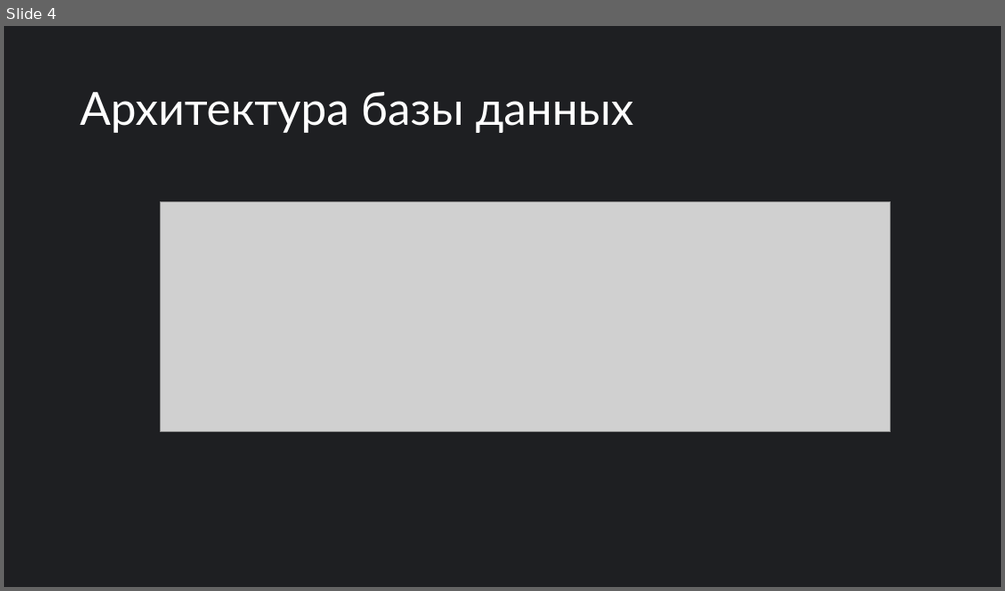
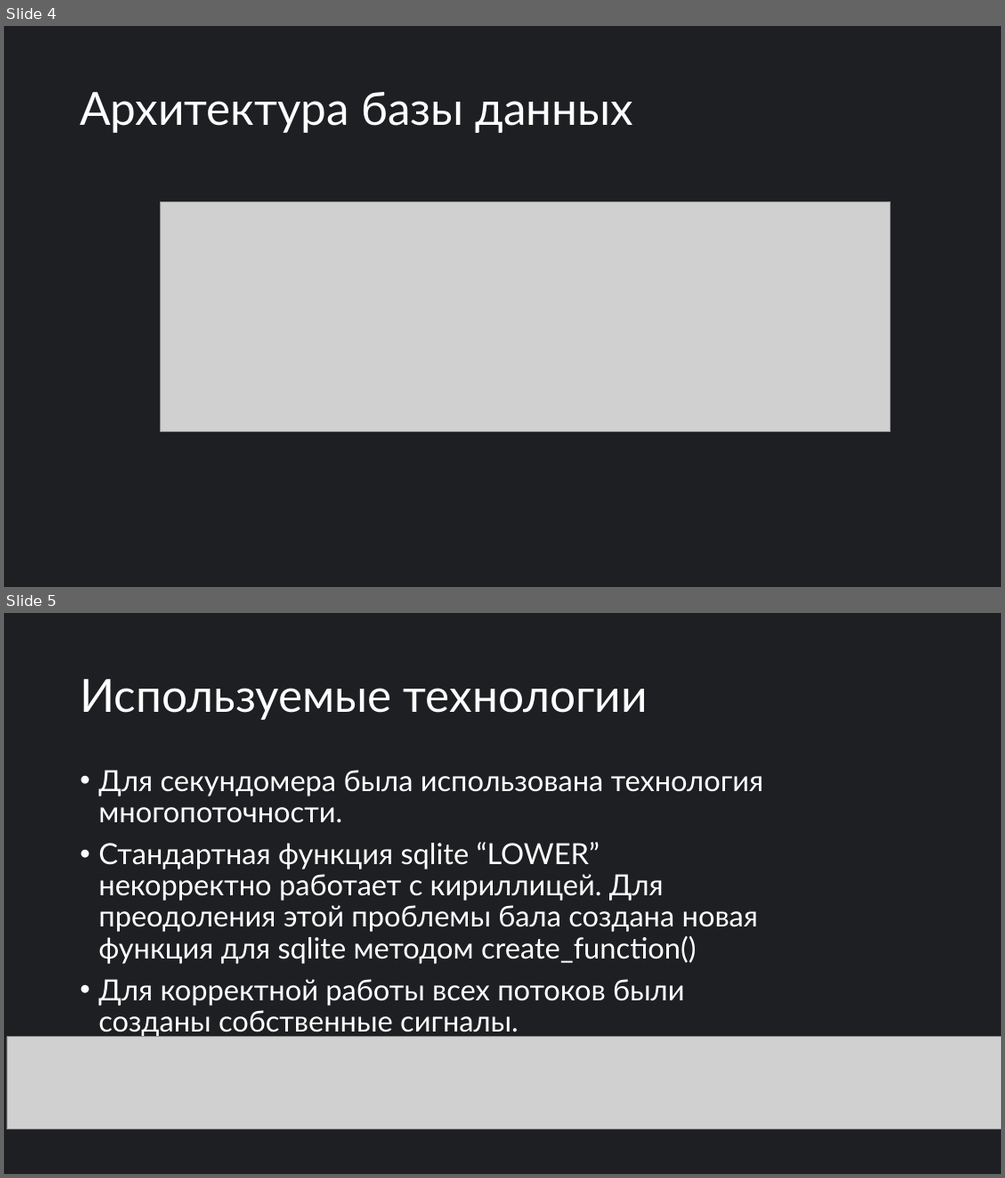
Before and after one commit to annakonda-com/CheckYourTime, a slide deck: Проект Check Your Time.pptx. Shown one above the other, each under a label of ours: slide 4 before the commit, slides 4 and 5 after it. The pictures are 1005x591 and 1005x1178 pixels, drawn with LibreOffice and Linux fonts; fonts in the diff are those of the drawing; grey boxes stand for pictures. Boxes give left, top, right and bottom in pixels: in the first picture for what was removed or moved away, otherwise in the second. Text is boxed around its words. In the diff, an @@ line names an element or a change of style, - is before the commit and + after.

```diff
--- a/Проект Check Your Time.pptx
+++ b/Проект Check Your Time.pptx
@@ slide 5 added at box(4, 613, 1001, 1174), background #1E1F22 @@
@@ title added at box(80, 679, 647, 720), 44 pt, text #FFFFFF @@
+Используемые технологии
@@ text added at box(98, 770, 763, 1037), 28 pt, text #FFFFFF @@
+• Для секундомера была использована технология многопоточности.
+• Стандартная функция sqlite “LOWER” некорректно работает с кириллицей. Для преодоления этой проблемы бала создана новая функция для sqlite методом create_function()
+• Для корректной работы всех потоков были созданы собственные сигналы.
@@ picture added at box(7, 1037, 1001, 1129) @@
```
Also in this commit, not shown: 4 slides changed, 2 other slides added, 1 slide removed, 2 other files.
